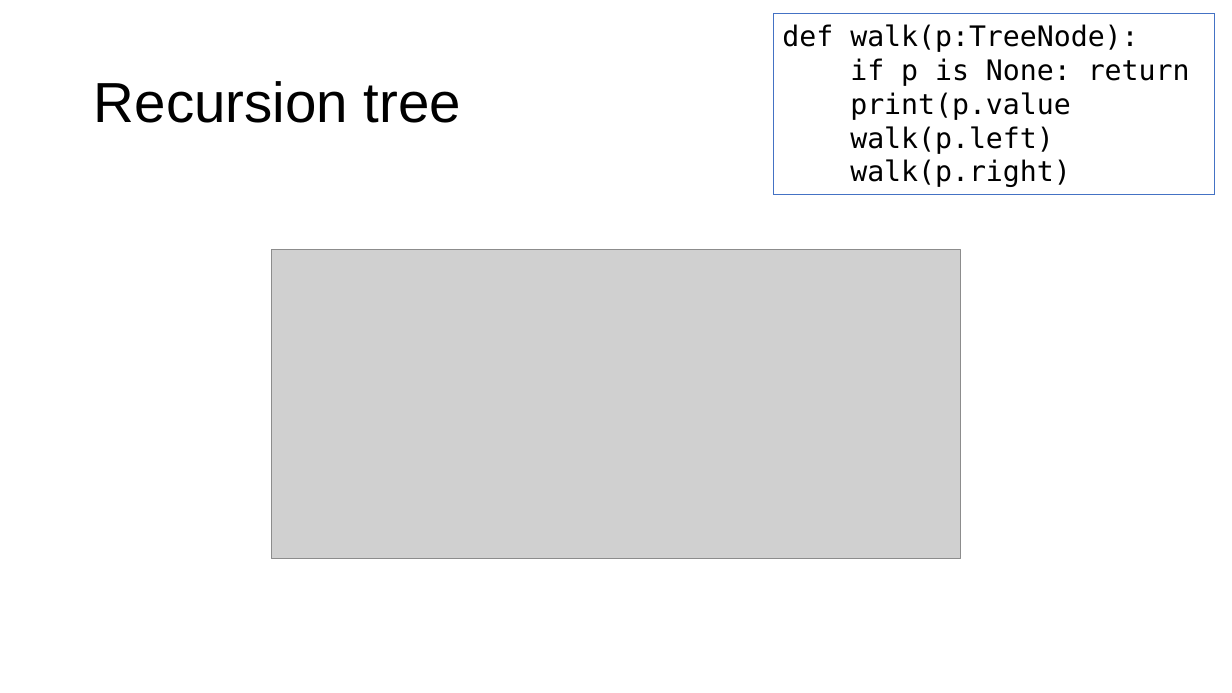
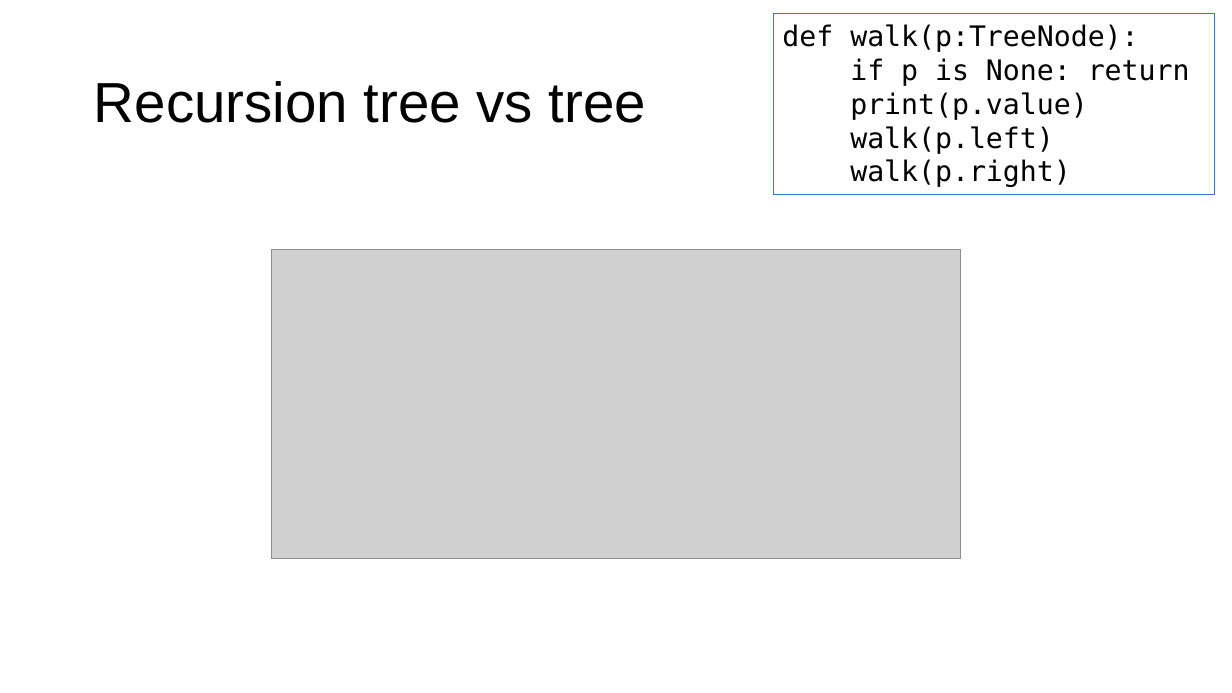
Before and after one commit to parrt/msds689, a slide deck: slide 8 of notes/walking-structures.pptx. Drawn at 1232x693 pixels with LibreOffice and Linux fonts; fonts in the diff are those of the drawing; grey boxes stand for pictures; background and template pictures are left out. Boxes give left, top, right and bottom in pixels: in the first picture for what was removed or moved away, otherwise in the second. Text is boxed around its words. In the diff, an @@ line names an element or a change of style, - is before the commit and + after.

```diff
--- a/notes/walking-structures.pptx
+++ b/notes/walking-structures.pptx
@@ title at box(94, 81, 646, 123): text changed @@
-Recursion tree
+Recursion tree vs tree
@@ text in rectangle at box(850, 92, 1087, 120): text changed @@
-print(p.value
+print(p.value)
```
Also in this commit, not shown: 1 other slide changed, 1 other file.
